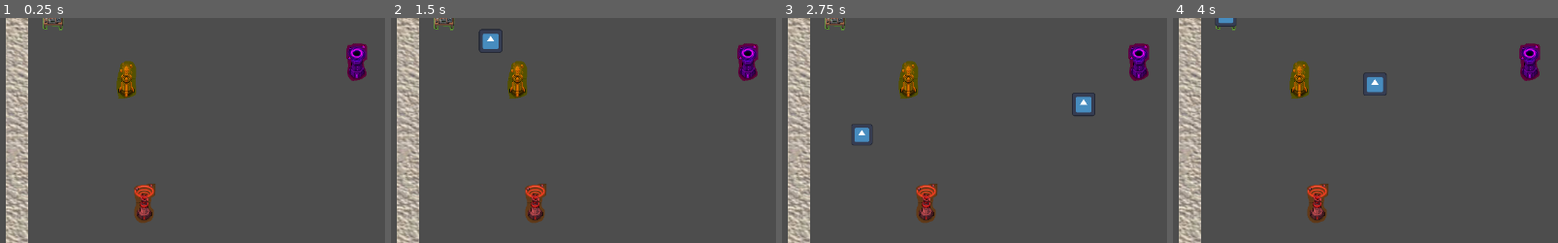
Above: before the commit, frames 1-4 (left to right).
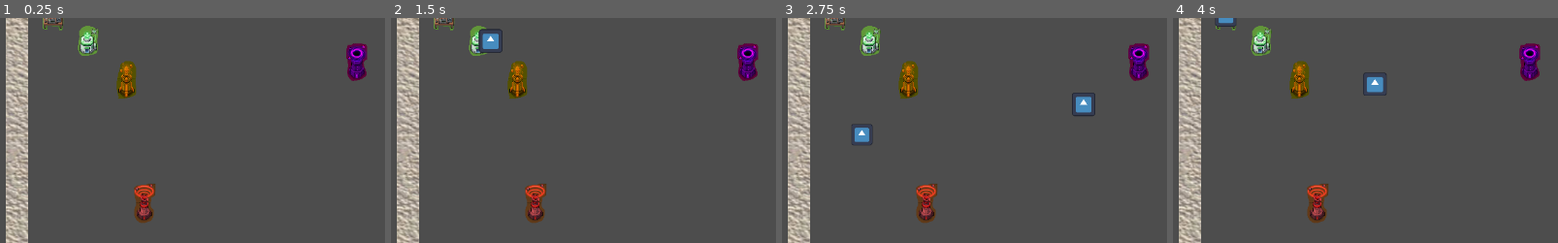
Above: after the commit, the same moments.

Repository: ryupold/ld59
Game: Godot game, scene res://scenes/test_sender.tscn
Same seed, same stepped clock (60 frames per second), same inputs: the game is played once before the commit and once after it. The engine's default icon, where the game draws it, is replaced by a stand-in: a white triangle on a blue panel in a dark square.
Inputs:
- Up to frame 1 (0.25 s): no input
- Up to frame 2 (1.5 s): tap Enter at 0.5 s
- Up to frame 3 (2.75 s): no input
- Up to frame 4 (4 s): no input
The pictures show only the part of the screen within x 0-50%, y 16-66%; the shares and areas given below are measured in that part.

The runs differ from the first frame. In frame 1, 0.6% of the frame differs, in the area x 20-26%, y 3-17%; in frame 2, 0.3%; in frame 3, 0.6%; in frame 4, 0.6%.
Error after the commit: Invalid call. Nonexistent function 'increaseTtl' in base 'RigidBody2D (Packet)'. (res://entities/towers/relay/relay_tower.gd:17)

Commit message:
Add Relay Tower

Diff:
--- /dev/null
+++ b/ld59-game/entities/towers/relay/relay_tower.gd
@@ -0,0 +1,18 @@
+extends Tower
+
+func _ready() -> void:
+	collisionArea.body_entered.connect(addCompute)
+
+	collisionArea.scale = Vector2.ZERO
+	var tween := create_tween().set_loops()
+	tween.tween_property(collisionArea, "scale", Vector2.ONE, 1)
+	tween.tween_interval(0.5)
+	tween.tween_property(collisionArea, "scale", Vector2.ZERO, 0)
+	tween.tween_interval(1)
+
+
+func addCompute(body: Node2D) -> void:
+	if body is Packet:
+		var packet := body as Packet
+		packet.increaseTtl()
+	return
--- /dev/null
+++ b/ld59-game/entities/towers/relay/relay_tower.tscn
@@ -0,0 +1,20 @@
+[gd_scene format=3 uid="uid://b51vbaiptx4g7"]
+
+[ext_resource type="Script" uid="uid://mmjuduoyh0o2" path="res://entities/towers/relay/relay_tower.gd" id="1_7cs4r"]
+[ext_resource type="Texture2D" uid="uid://bji1jovwnbfcp" path="res://concepts/payload-heal-tower.png" id="2_7cs4r"]
+
+[sub_resource type="CircleShape2D" id="CircleShape2D_50pgb"]
+radius = 600.0
+
+[node name="RelayTower" type="Node2D" unique_id=1233834996 node_paths=PackedStringArray("collisionArea")]
+script = ExtResource("1_7cs4r")
+collisionArea = NodePath("Area2D")
+
+[node name="Sprite2D" type="Sprite2D" parent="." unique_id=1328720220]
+texture = ExtResource("2_7cs4r")
+
+[node name="Area2D" type="Area2D" parent="." unique_id=505660784]
+collision_mask = 2
+
+[node name="CollisionShape2D" type="CollisionShape2D" parent="Area2D" unique_id=1262524344]
+shape = SubResource("CircleShape2D_50pgb")
--- a/ld59-game/scenes/test_sender.tscn
+++ b/ld59-game/scenes/test_sender.tscn
@@ -6,6 +6,7 @@
 [ext_resource type="PackedScene" uid="uid://sc317p0yslvi" path="res://entities/receiver/receiver.tscn" id="3_nivf7"]
 [ext_resource type="PackedScene" uid="uid://bh8f05rppbhib" path="res://entities/towers/anti_gravity/anti_gravity_tower.tscn" id="4_kr4f8"]
 [ext_resource type="PackedScene" uid="uid://ck4loryblva0u" path="res://entities/towers/payload/payload_tower.tscn" id="6_vvhqw"]
+[ext_resource type="PackedScene" uid="uid://b51vbaiptx4g7" path="res://entities/towers/relay/relay_tower.tscn" id="7_6djag"]
 
 [node name="TestSender" type="Node2D" unique_id=324347188]
 
@@ -37,3 +38,6 @@
 
 [node name="PayloadTower" parent="." unique_id=633791007 instance=ExtResource("6_vvhqw")]
 position = Vector2(719, 786)
+
+[node name="RelayTower" parent="." unique_id=439358955 instance=ExtResource("7_6djag")]
+position = Vector2(489, 552)
Not shown, added: ld59-game/entities/towers/relay/relay_tower.gd.uid
